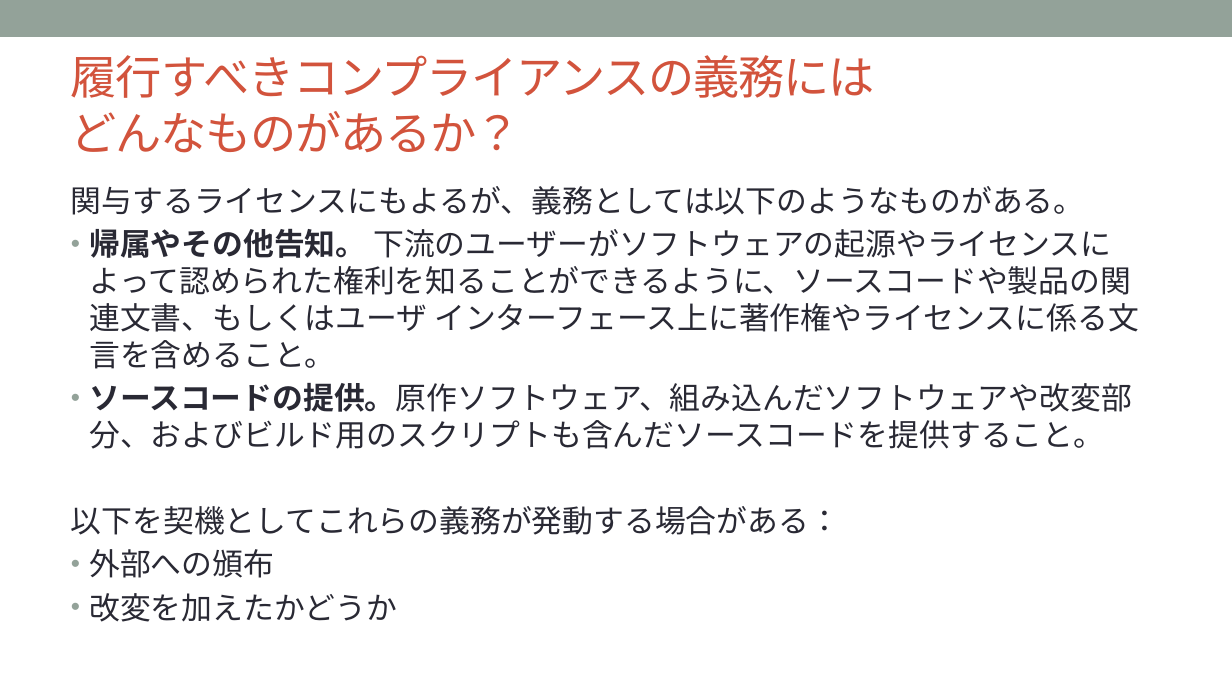
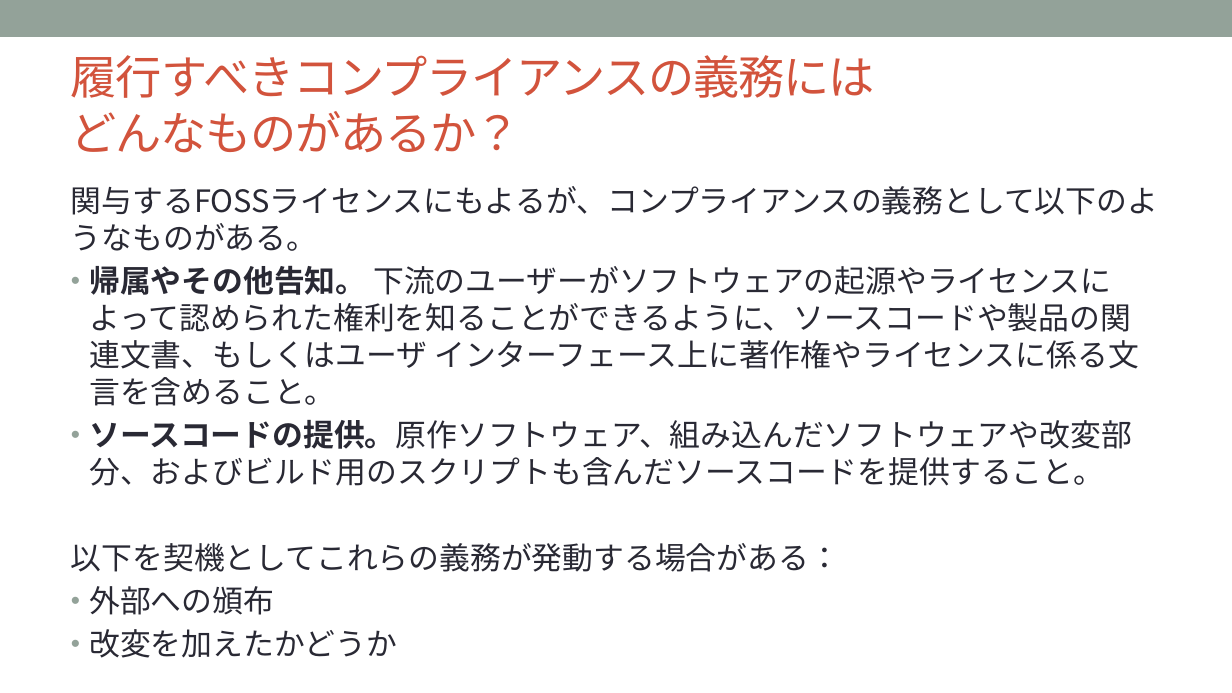
Before and after one commit to OpenChain-Project/Curriculum-Translation-JP, a slide deck: slide 29 of REVIEW/Version_for_v1.1/openchain-curriculum-for-1-1_JP_review_tani.pptx (slide 28 before the commit). Drawn at 1232x693 pixels with LibreOffice and Linux fonts; fonts in the diff are those of the drawing; background and template pictures are left out. Boxes give left, top, right and bottom in pixels: in the first picture for what was removed or moved away, otherwise in the second. Text is boxed around its words. In the diff, an @@ line names an element or a change of style, - is before the commit and + after.

```diff
--- a/REVIEW/Version_for_v1.1/openchain-curriculum-for-1-1_JP_review_tani.pptx
+++ b/REVIEW/Version_for_v1.1/openchain-curriculum-for-1-1_JP_review_tani.pptx
@@ text at box(71, 186, 1158, 251): text changed @@
-関与するライセンスにもよるが、義務としては以下のようなものがある。
+関与するFOSSライセンスにもよるが、コンプライアンスの義務として以下のようなものがある。
```
Also in this commit, not shown: 1 other slide changed, 1 slide added.
